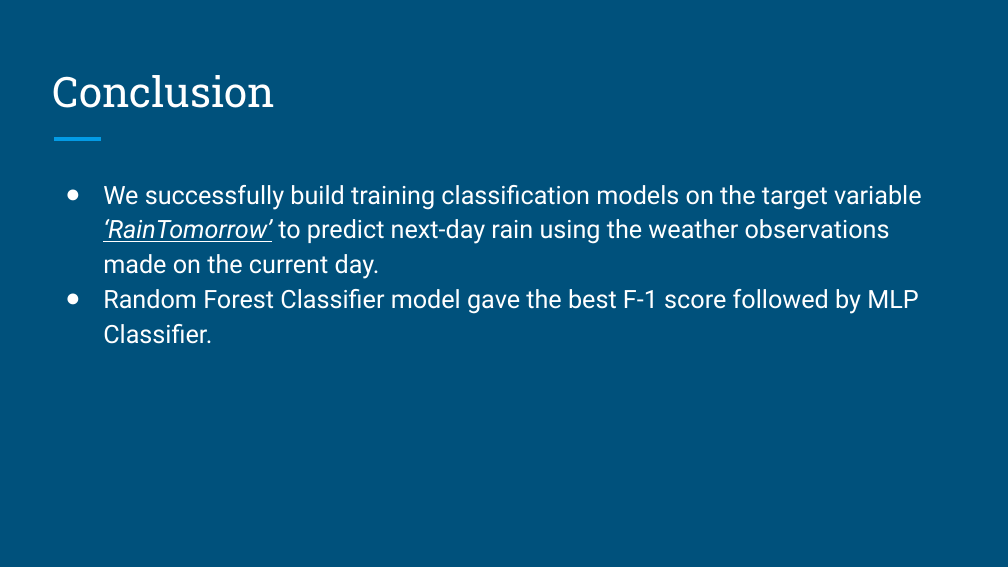
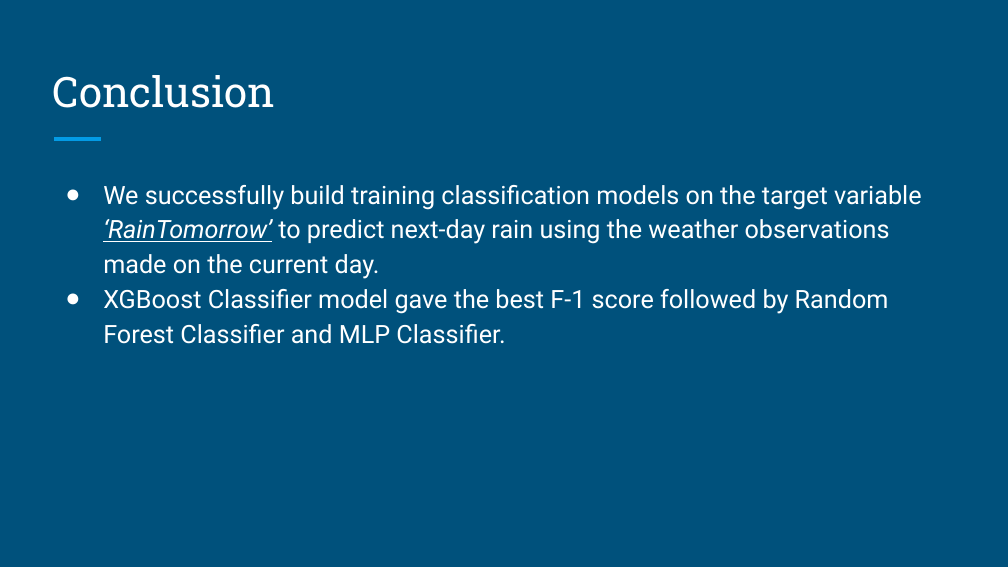
Before and after one commit to tanmayk26/FinalProject-Group3, a slide deck: slide 13 of Final-Group-Presentation/Final-Group-Presentation.pptx. Drawn at 1008x567 pixels with LibreOffice and Linux fonts; fonts in the diff are those of the drawing. Boxes give left, top, right and bottom in pixels: in the first picture for what was removed or moved away, otherwise in the second. Text is boxed around its words. In the diff, an @@ line names an element or a change of style, - is before the commit and + after.

```diff
--- a/Final-Group-Presentation/Final-Group-Presentation.pptx
+++ b/Final-Group-Presentation/Final-Group-Presentation.pptx
@@ text at (103,289,889,344): text changed @@
-● Random Forest Classifier model gave the best F-1 score followed by MLP Classifier.
+● XGBoost Classifier model gave the best F-1 score followed by Random Forest Classifier and MLP Classifier.
```
Also in this commit, not shown: 2 other slides changed.
